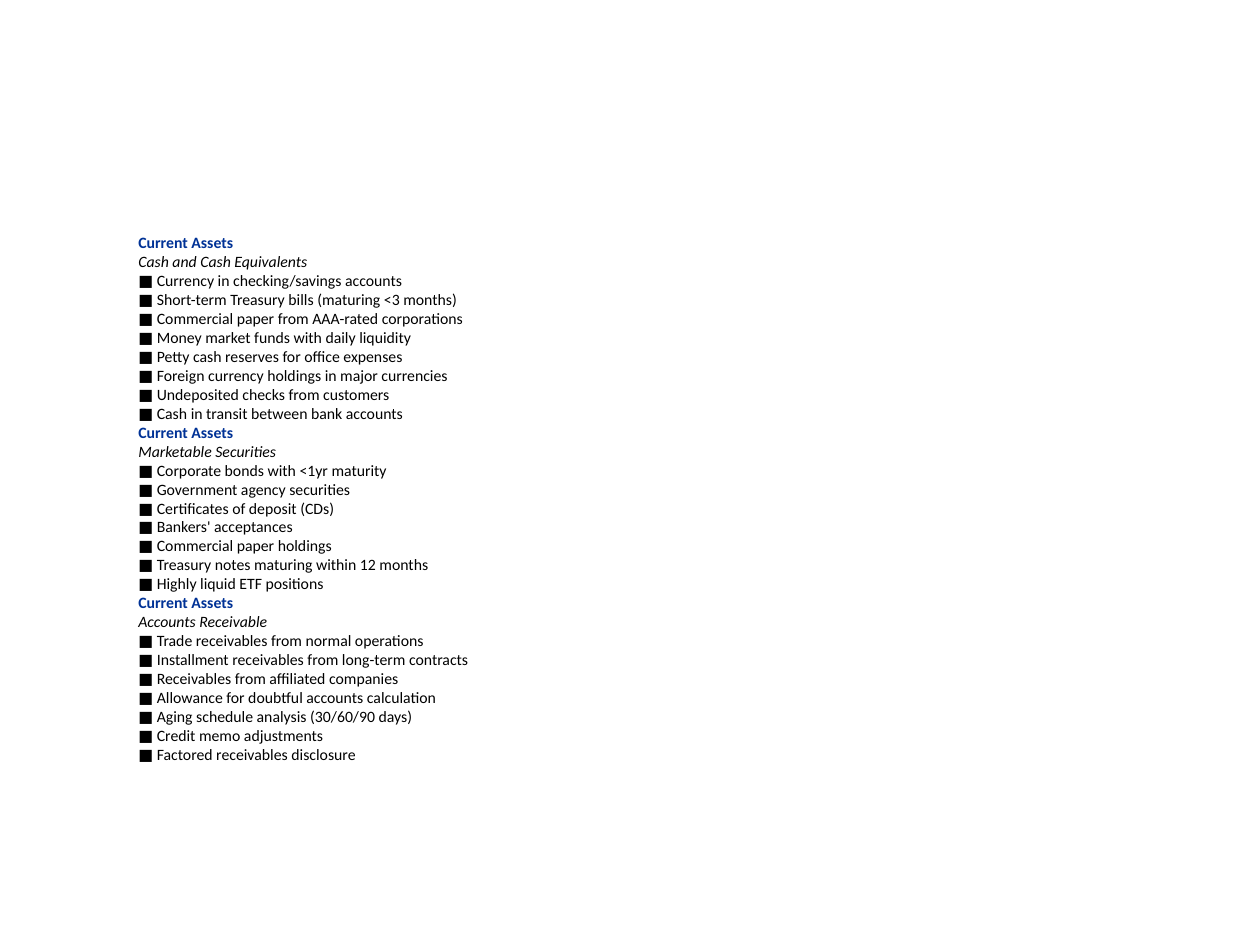
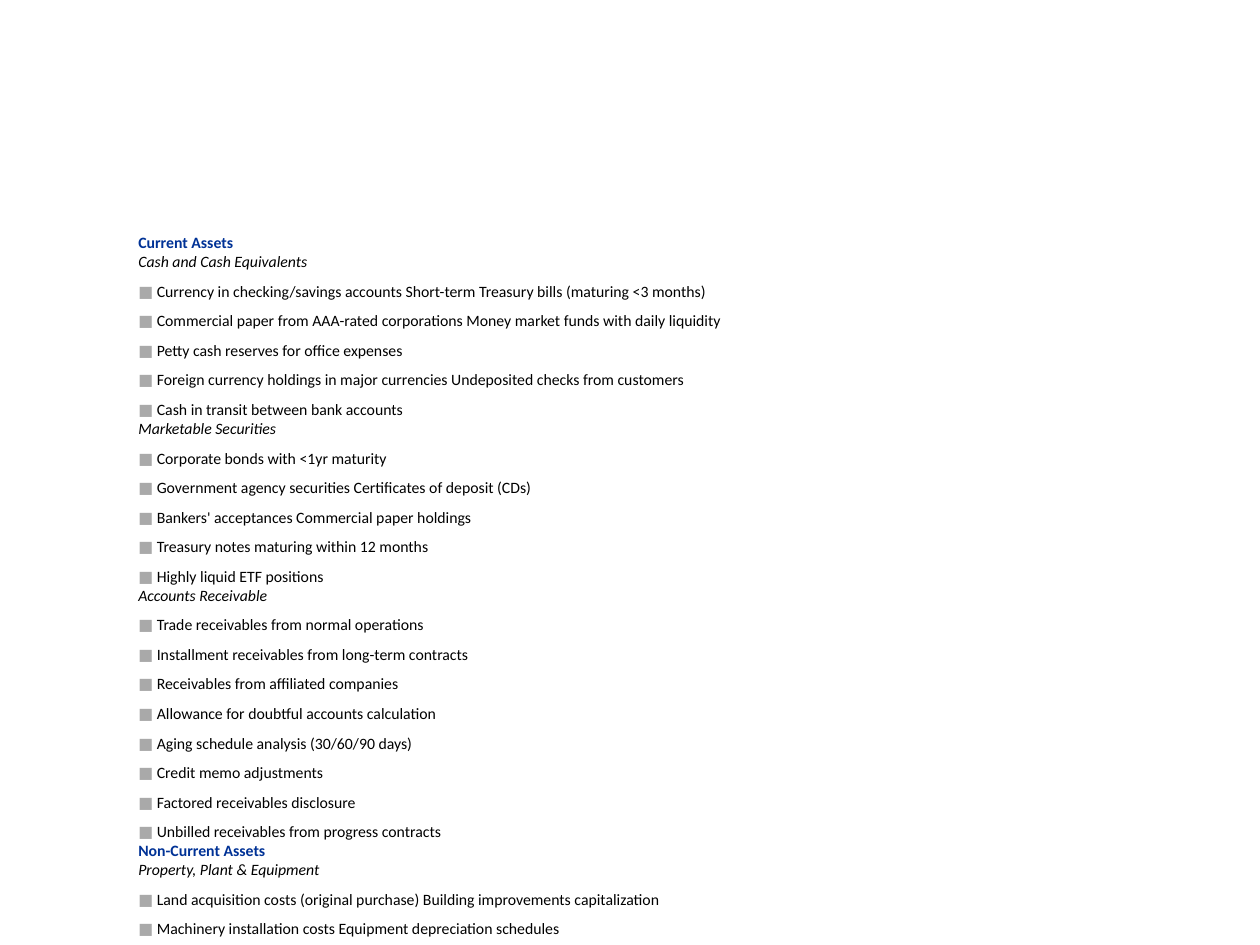
Before and after one commit to yutsang/python-pptx, a slide deck: slide 1 of financial_report.pptx. Drawn at 1260x945 pixels with LibreOffice and Linux fonts; fonts in the diff are those of the drawing. Boxes give left, top, right and bottom in pixels: in the first picture for what was removed or moved away, otherwise in the second. Text is boxed around its words. In the diff, an @@ line names an element or a change of style, - is before the commit and + after.

```diff
--- a/financial_report.pptx
+++ b/financial_report.pptx
@@ text at (157, 285, 721, 329): text changed @@
-■ Currency in checking/savings accounts
-■ Short-term Treasury bills (maturing <3 months)
-■ Commercial paper from AAA-rated corporations
-■ Money market funds with daily liquidity
+■ Currency in checking/savings accounts Short-term Treasury bills (maturing <3 months)
+■ Commercial paper from AAA-rated corporations Money market funds with daily liquidity
@@ text at (157, 345, 468, 808): text colour #000000 to #A9A9A9 in "■", "■", "■", "■" and 8 more places; more space between paragraphs @@
@@ text at (157, 374, 684, 388): text changed @@
-■ Foreign currency holdings in major currencies
-■ Undeposited checks from customers
+■ Foreign currency holdings in major currencies Undeposited checks from customers
@@ text at (138, 427, 233, 438): paragraph removed @@
-Current Assets
@@ text at (157, 481, 531, 526): text changed @@
-■ Government agency securities
-■ Certificates of deposit (CDs)
-■ Bankers' acceptances
-■ Commercial paper holdings
+■ Government agency securities Certificates of deposit (CDs)
+■ Bankers' acceptances Commercial paper holdings
@@ text at (138, 597, 233, 608): paragraph removed @@
-Current Assets
@@ text at (138, 826, 659, 937): paragraphs added @@
+■ Unbilled receivables from progress contracts
+Non-Current Assets
+Property, Plant & Equipment
+■ Land acquisition costs (original purchase) Building improvements capitalization
+■ Machinery installation costs Equipment depreciation schedules
```
Also in this commit, not shown: 1 other slide changed, 2 slides added, 2 slides removed, 1 other file.
